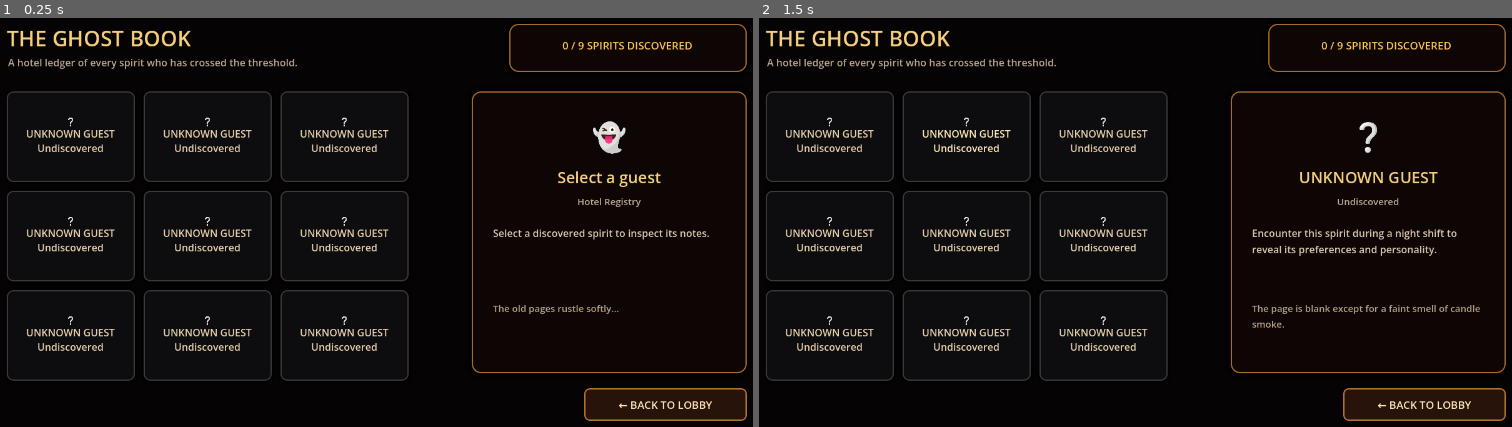
Above: before the commit, frames 1-2 (left to right).
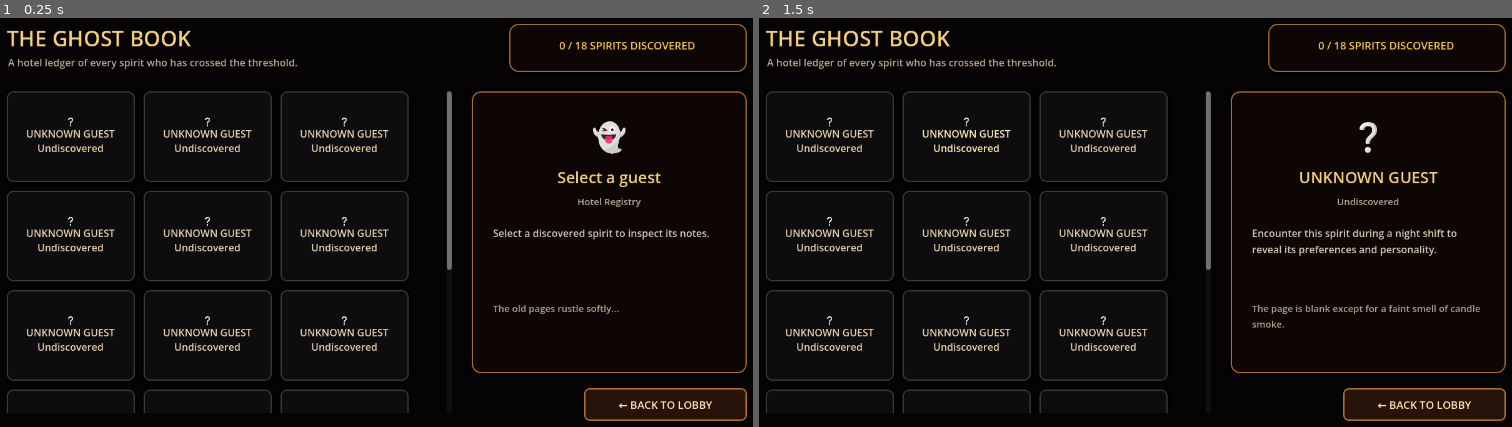
Above: after the commit, the same moments.

Repository: 22koki/tiny-ghost-hotel
Game: Godot game, scene res://scenes/GhostBook.tscn
The game is run twice, just before and just after one commit, with the same random seed, the same clock (stepped at 60 frames per second) and the same inputs. This scene is started directly instead of the project's main scene.
Inputs:
- Up to frame 1 (0.25 s): no input
- Up to frame 2 (1.5 s): click "❔ UNKNOWN GUEST Undiscovered" at 0.5 s; click "❔ UNKNOWN GUEST Undiscovered" at 1.25 s

The runs differ from the first frame. In frame 1, 0.8% of the frame differs, in the area x 0-93%, y 5-97%; in frame 2, 0.8%.

Commit message:
feat: expand ghost book with late night spirits

Diff:
--- a/scripts/ghost_catalog.gd
+++ b/scripts/ghost_catalog.gd
@@ -91,6 +91,96 @@
 		"preference": "Music rooms",
 		"dislikes": "Being ignored",
 		"lore": "Wisp wanders the corridors collecting tunes, gossip and loose room keys."
+	},
+	"count_vesper": {
+		"name": "Count Vesper",
+		"icon": "🦇👻",
+		"rarity": "Rare",
+		"personality": "Aristocratic",
+		"mood": "Composed",
+		"preference": "Dark rooms",
+		"dislikes": "Mirrors and daylight",
+		"lore": "A nocturnal noble who signs the registry only after sunset and never seems to cast a reflection."
+	},
+	"mabel_mourning": {
+		"name": "Mabel Mourning",
+		"icon": "👰👻",
+		"rarity": "Uncommon",
+		"personality": "Romantic",
+		"mood": "Melancholy",
+		"preference": "Music rooms",
+		"dislikes": "Silence",
+		"lore": "A spectral bride who has been waiting for the final dance from a wedding that ended long ago."
+	},
+	"professor_cog": {
+		"name": "Professor Cog",
+		"icon": "⚙️👻",
+		"rarity": "Uncommon",
+		"personality": "Inventive",
+		"mood": "Focused",
+		"preference": "Music rooms",
+		"dislikes": "Broken clocks",
+		"lore": "An eccentric inventor whose pocket watch still ticks despite having no hands."
+	},
+	"the_headless_traveller": {
+		"name": "The Headless Traveller",
+		"icon": "🎩👻",
+		"rarity": "Rare",
+		"personality": "Stoic",
+		"mood": "Weary",
+		"preference": "Cold rooms",
+		"dislikes": "Crowded halls",
+		"lore": "A tireless wanderer who has crossed forgotten roads for centuries in search of one peaceful night."
+	},
+	"the_bell_twins": {
+		"name": "The Bell Twins",
+		"icon": "🔔👻👻",
+		"rarity": "Rare",
+		"personality": "Mischievous",
+		"mood": "Excited",
+		"preference": "Music rooms",
+		"dislikes": "Being separated",
+		"lore": "Two inseparable spirits who announce their arrival with bells that ring from empty corridors."
+	},
+	"banshee_beatrice": {
+		"name": "Banshee Beatrice",
+		"icon": "📣👻",
+		"rarity": "Rare",
+		"personality": "Dramatic",
+		"mood": "Restless",
+		"preference": "Dark rooms",
+		"dislikes": "Bright light",
+		"lore": "Beatrice insists she is not screaming; the hotel walls are simply too acoustically sensitive."
+	},
+	"little_lucien": {
+		"name": "Little Lucien",
+		"icon": "🧸👻",
+		"rarity": "Uncommon",
+		"personality": "Gentle",
+		"mood": "Shy",
+		"preference": "Cold rooms",
+		"dislikes": "Loud guests",
+		"lore": "A quiet young spirit who never travels without the same worn wooden toy."
+	},
+	"the_poltergeist": {
+		"name": "The Poltergeist",
+		"icon": "🪑👻",
+		"rarity": "Rare",
+		"personality": "Unruly",
+		"mood": "Chaotic",
+		"preference": "Dark rooms",
+		"dislikes": "Rules",
+		"lore": "Nobody knows its real name. Furniture begins moving several minutes before it enters the lobby."
+	},
+	"madame_umbra": {
+		"name": "Madame Umbra",
+		"icon": "🌘👑👻",
+		"rarity": "Legendary",
+		"personality": "Regal",
+		"mood": "Severe",
+		"preference": "Dark rooms",
+		"dislikes": "Ordinary accommodation",
+		"lore": "A legendary eclipse spirit whose arrival is said to mark the beginning of the hotel's most difficult nights."
 	}
 }
 
